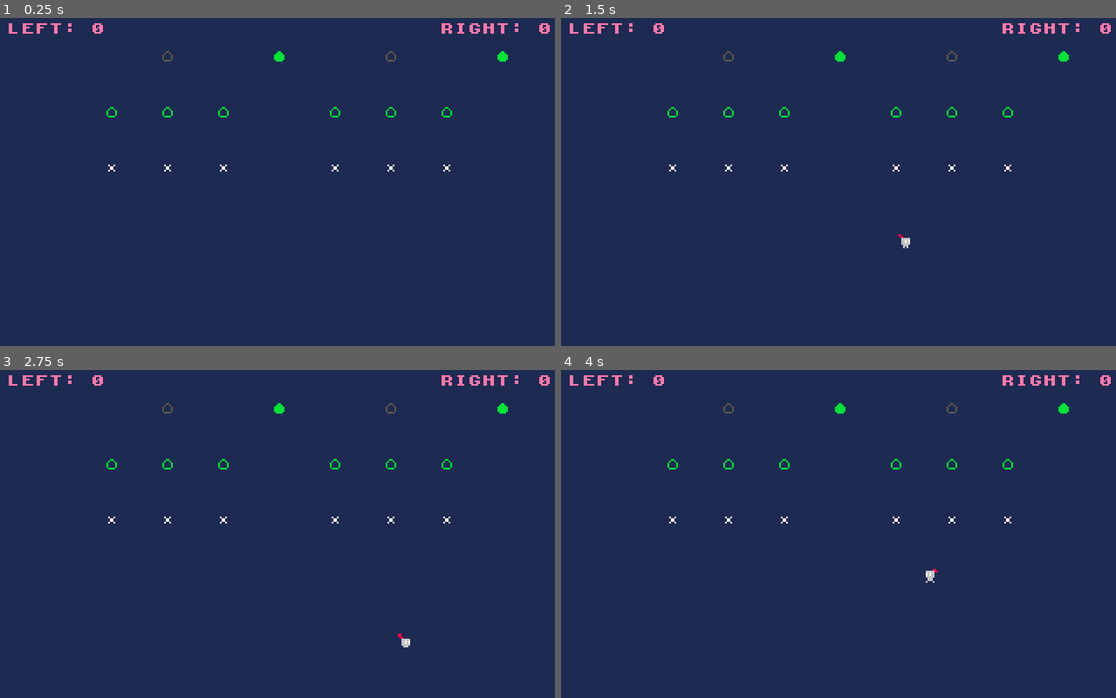
Above: before the commit, frames 1-4 (two rows, left to right).
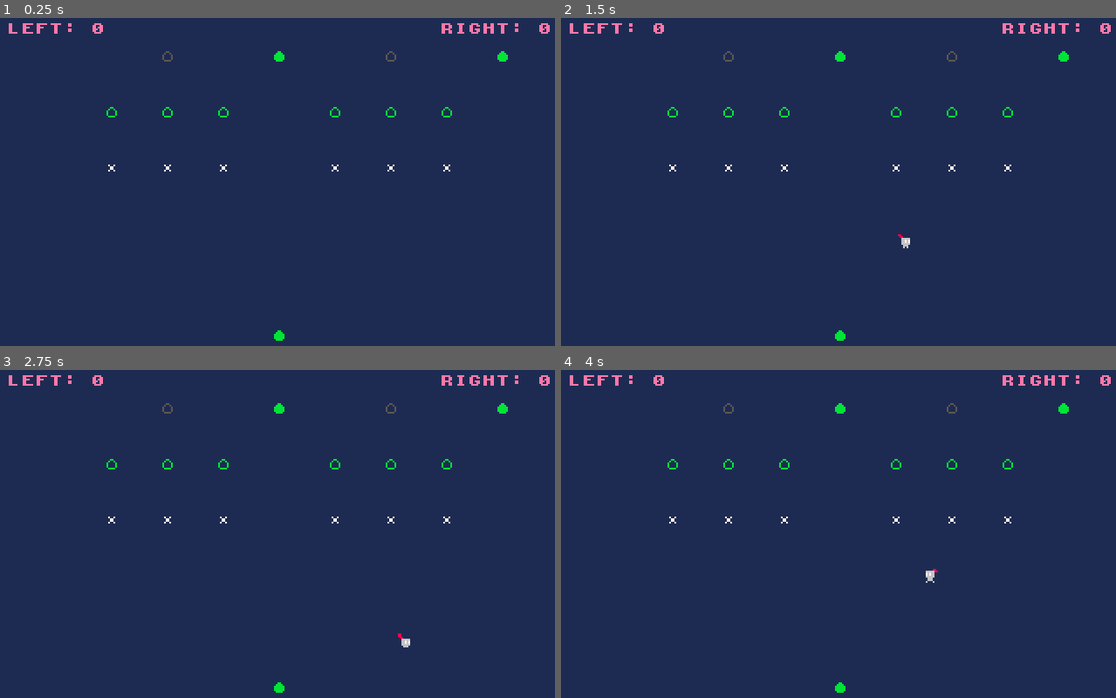
Above: after the commit, the same moments.

Repository: nikolawhallon/over-brewed
Game: Godot game, scene res://scenes/arena.tscn
Two runs of this game, one before a commit and one after it. Both use one fixed random seed, a clock stepped at 60 frames per second and the inputs below. This scene is started directly instead of the project's main scene.
Inputs:
- Up to frame 1 (0.25 s): no input
- Up to frame 2 (1.5 s): tap Enter at 0.5 s; hold Right 0.53-1.28 s; tap C (connect) at 0.6 s; tap Space at 0.77 s; tap Q (queue) at 0.8, 1.35 s; hold Down from 1.28 s (still down)
- Up to frame 3 (2.75 s): tap Space at 1.52 s; tap C (connect) at 1.55, 2.1 s; release Down at 2.03 s; hold Right from 2.03 s (still down); tap Q (queue) at 2.3 s
- Up to frame 4 (4 s): tap Space at 2.75, 3.02, 3.77 s; release Right at 2.78 s; hold Up 2.78-3.53 s; tap H (host) at 2.85 s; tap C (connect) at 3.05 s; hold Left from 3.53 s (still down); tap L (leave) at 3.6 s; tap Q (queue) at 3.8 s

The runs differ from the first frame. In frame 1, less than 0.1% of the frame differs, in the area x 49-52%, y 95-99%; in frame 2, less than 0.1%; in frame 3, less than 0.1%; in frame 4, less than 0.1%.
Error in both runs: Attempt to call function 'get_peer_ids_for_match' in base 'null instance' on a null instance. (res://scenes/helpers/match_visibility.gd:14)

Commit message:
added newspaper

Diff:
--- a/scenes/arena.tscn
+++ b/scenes/arena.tscn
@@ -1,6 +1,7 @@
 [gd_scene format=3 uid="uid://du1pfojcb8eg8"]
 
 [ext_resource type="Script" uid="uid://dn0a8nh72gupb" path="res://scenes/arena.gd" id="1_e05a3"]
+[ext_resource type="PackedScene" uid="uid://0o18bpyubgas" path="res://scenes/newspaper.tscn" id="3_7ft05"]
 [ext_resource type="LabelSettings" uid="uid://bw7f23l3xceoc" path="res://resources/label_8.tres" id="3_olpmc"]
 [ext_resource type="PackedScene" uid="uid://d30p8sfyml00g" path="res://scenes/cafe.tscn" id="3_xdvfk"]
 
@@ -14,6 +15,9 @@
 
 [node name="RightCafe" parent="Replicated" unique_id=435030877 instance=ExtResource("3_xdvfk")]
 position = Vector2(64, -32)
+
+[node name="Newspaper" parent="Replicated" unique_id=799578802 instance=ExtResource("3_7ft05")]
+position = Vector2(0, 64)
 
 [node name="MultiplayerSpawner" type="MultiplayerSpawner" parent="." unique_id=1350542115]
 _spawnable_scenes = PackedStringArray("uid://cw0q0nb1c7xba", "uid://brjxky5ptfplk", "uid://d30p8sfyml00g")
--- a/scenes/barista.gd
+++ b/scenes/barista.gd
@@ -25,18 +25,27 @@
 		$Beans.visible = true
 		$Coffee.visible = false
 		$Waste.visible = false
+		$Newspaper.visible = false
 	elif holding == "coffee":
 		$Beans.visible = false
 		$Coffee.visible = true
 		$Waste.visible = false
+		$Newspaper.visible = false
 	elif holding == "waste":
 		$Beans.visible = false
 		$Coffee.visible = false
 		$Waste.visible = true
+		$Newspaper.visible = false
+	elif holding == "newspaper":
+		$Beans.visible = false
+		$Coffee.visible = false
+		$Waste.visible = false
+		$Newspaper.visible = true
 	else:
 		$Beans.visible = false
 		$Coffee.visible = false
 		$Waste.visible = false
+		$Newspaper.visible = false
 
 	if direction != Vector2.ZERO:
 		$AnimatedSprite2D.play("move")
--- a/scenes/barista.tscn
+++ b/scenes/barista.tscn
@@ -73,6 +73,11 @@
 position = Vector2(4, -4)
 texture = ExtResource("4_17x05")
 
+[node name="Newspaper" type="Sprite2D" parent="." unique_id=170513733]
+visible = false
+position = Vector2(4, -4)
+texture = ExtResource("2_b8crr")
+
 [node name="AnimatedSprite2D" type="AnimatedSprite2D" parent="." unique_id=240989202]
 sprite_frames = SubResource("SpriteFrames_mvyd6")
 animation = &"move"
--- a/scenes/customer.gd
+++ b/scenes/customer.gd
@@ -64,6 +64,12 @@
 			cafe.release_slot(self.get_path())
 			target = Vector2(640, 0)
 			state = State.LEAVING
+		elif body.holding == "newspaper":
+			var cafe = get_node(cafe_path)
+			cafe.customer_left.emit(false)
+			cafe.release_slot(self.get_path())
+			target = Vector2(640, 0)
+			state = State.LEAVING
 
 	if state == State.COMMUTING and body.is_in_group("Barista"):
 		var arena = NodeUtils.get_first_ancestor_in_group_for_node(self, "Arena")
--- /dev/null
+++ b/scenes/newspaper.gd
@@ -0,0 +1,11 @@
+extends Area2D
+
+
+func _on_body_entered(body: Node2D) -> void:
+	if not multiplayer.is_server():
+		return
+
+	if body.is_in_group("Barista"):
+		if body.holding == "":
+			body.holding = "newspaper"
+			queue_free()
--- /dev/null
+++ b/scenes/newspaper.tscn
@@ -0,0 +1,18 @@
+[gd_scene format=3 uid="uid://0o18bpyubgas"]
+
+[ext_resource type="Texture2D" uid="uid://co3xd5ifry28q" path="res://assets/beans.png" id="1_ge38h"]
+[ext_resource type="Script" uid="uid://dfibmidai58b1" path="res://scenes/newspaper.gd" id="1_orewu"]
+
+[sub_resource type="CircleShape2D" id="CircleShape2D_orewu"]
+radius = 4.0
+
+[node name="Newspaper" type="Area2D" unique_id=799578802]
+script = ExtResource("1_orewu")
+
+[node name="Sprite2D" type="Sprite2D" parent="." unique_id=366991720]
+texture = ExtResource("1_ge38h")
+
+[node name="CollisionShape2D" type="CollisionShape2D" parent="." unique_id=225658741]
+shape = SubResource("CircleShape2D_orewu")
+
+[connection signal="body_entered" from="." to="." method="_on_body_entered"]
Not shown, added: scenes/newspaper.gd.uid
